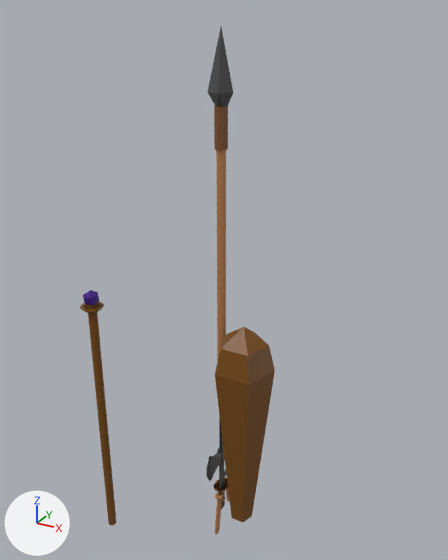
The FBX model Assets/Models/Medieval.fbx_Weapons/Medieval.fbx_Weapons.fbx: old version first, new version second.
Before and after are seen from a camera (50 mm lens) standing at (2.25, -3.07, 4.12) and looking at (0.35, 0.38, 2.39). Lighting does not change. The marker at lower left points along +X, +Y and +Z. Where no turn or scale is listed for an object, it has been applied to the vertices. Vertices at the same position are counted once.

Script lines for the objects in view, before the commit:
```python
me_beamblade_002 = bpy.data.meshes.new('BeamBlade.002')
me_beamblade_002.from_pydata(...)  # 54 vertices, 58 faces; spans x -0.08..0.06, y -0.06..0.08, z -0.43..1.77
# faces by material slot: [28, 20, 10]
me_beamblade_002.materials.append(mat_handle)  # orange #b67e4e
me_beamblade_002.materials.append(mat_blade)  # dark grey #4c4c4c
me_beamblade_002.materials.append(mat_rope)  # brown #7e4f2e
me_cylinder_012 = bpy.data.meshes.new('Cylinder.012')
me_cylinder_012.from_pydata(...)  # 17 vertices, 20 faces; spans x -0.19..0.19, y -0.23..0.14, z -0.23..1.33
me_cylinder_012.materials.append(mat_wood_002)  # brown #774909
me_cylinder_013 = bpy.data.meshes.new('Cylinder.013')
me_cylinder_013.from_pydata(...)  # 54 vertices, 60 faces; spans x -0.61..-0.43, y -0.09..0.09, z 0.1..2.28
# faces by material slot: [40, 20]
me_cylinder_013.materials.append(mat_wood_002)  # brown #774909
me_cylinder_013.materials.append(mat_f)  # purple #390480
me_mediumhilt_001 = bpy.data.meshes.new('MediumHilt.001')
me_mediumhilt_001.from_pydata(...)  # 307 vertices, 294 faces; spans x -0.058..0.05, y -0.232..0.206, z 0.002..0.619
# faces by material slot: [128, 166]
me_mediumhilt_001.materials.append(mat_handle)  # orange #b67e4e
me_mediumhilt_001.materials.append(mat_blade)  # dark grey #4c4c4c
ob_axe = bpy.data.objects.new('Axe', me_mediumhilt_001)
ob_axe.location = (0.494, 0.114, 0.644)
ob_club = bpy.data.objects.new('Club', me_cylinder_012)
ob_club.location = (0.705, 0.068, 0.969)
ob_spear = bpy.data.objects.new('Spear', me_beamblade_002)
ob_spear.location = (0.505, 0.089, 2.264)
ob_staff = bpy.data.objects.new('Staff', me_cylinder_013)
ob_staff.location = (0.0, 0.0, 0.0)
```
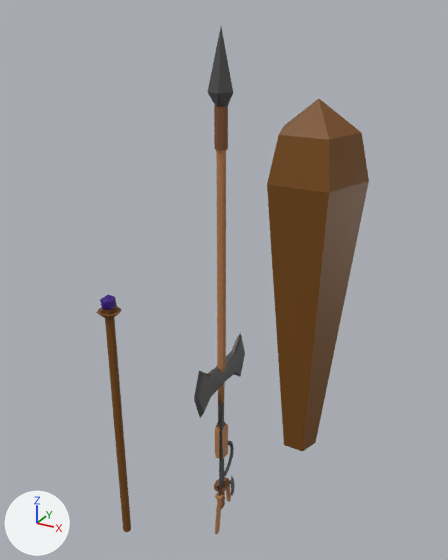
Changed parts and their boxes (x1, y1, x2, y2) in the pictures (448 x 560 px):
'Club', mesh rescaled (69% wider, 80% taller): before (215, 327, 275, 522); after (267, 99, 369, 451)
'Sceptre', added (brown): after (96, 295, 131, 532)
    faces in mat_wood_002 (brown #774909): (96, 306, 131, 532)
    faces in mat_f (purple #390480): (100, 295, 117, 311)
'Staff', deleted (brown): before (80, 290, 116, 525)
    faces in mat_wood_002 (brown #774909): (80, 302, 116, 525)
    faces in mat_f (purple #390480): (83, 290, 99, 306)
'Axe', reshaped, moved: before (206, 448, 228, 501); after (194, 333, 245, 459)
part 2 of me_mediumhilt_001, rebuilt: before (206, 448, 225, 481); after (194, 333, 245, 418)
part 3 of me_mediumhilt_001, rebuilt: before (213, 478, 228, 501); after (215, 382, 228, 459)

Edits to the bpy script that builds the scene:
```text
Change me_mediumhilt_001:
    used by ob_axe; location = (0.494, 0.114, 0.644)
    remove me_mediumhilt_001.from_pydata(...)  # 307 vertices, 294 faces; spans x -0.058..0.05, y -0.232..0.206, z 0.002..0.619
    add me_mediumhilt_001.from_pydata(...)  # 106 vertices, 105 faces; spans x -0.037..0.029, y -0.355..0.353, z -0.132..0.754
    me_mediumhilt_001 part 2: the loose piece of 172 vertices spanning x -0.025..0.018, y -0.232..0.206, z 0.392..0.619 is rebuilt with 58 vertices and now spans x -0.03..0.021, y -0.355..0.353, z 0.386..0.754
    me_mediumhilt_001 part 3: the loose piece of 129 vertices spanning x -0.058..0.05, y -0.079..0.051, z 0.002..0.555 is rebuilt with 48 vertices and now spans x -0.037..0.029, y -0.038..0.042, z -0.132..0.537
Change me_cylinder_012:
    where me_cylinder_012.from_pydata(...)  # 17 vertices, 20 faces; spans x -0.19..0.19, y -0.23..0.14, z -0.23..1.33
    used by ob_club; location = (0.705, 0.068, 0.969)
    me_cylinder_012 part 1: the whole mesh is scaled about its middle by (1.56, 1.56, 1.54), then moved by (0.28, 0.35, 0.94)
Add me_cylinder_013_1:
    me_cylinder_013_1.from_pydata(...)  # 54 vertices, 60 faces; spans x -0.09..0.09, y -0.09..0.09, z -0.92..1.26
    # faces by material slot: [40, 20]
    me_cylinder_013_1.materials.append(mat_wood_002)  # brown #774909
    me_cylinder_013_1.materials.append(mat_f)  # purple #390480
Remove ob_staff:
    ob_staff = bpy.data.objects.new('Staff', me_cylinder_013)
    ob_staff.location = (0.0, 0.0, 0.0)
Change ob_axe:
    ob_axe.location: (0.494, 0.114, 0.644) -> (0.48, 0.119, 1.247)
Add ob_sceptre:
    ob_sceptre = bpy.data.objects.new('Sceptre', me_cylinder_013_1)
    ob_sceptre.location = (-0.364, -0.001, 1.021)
```
